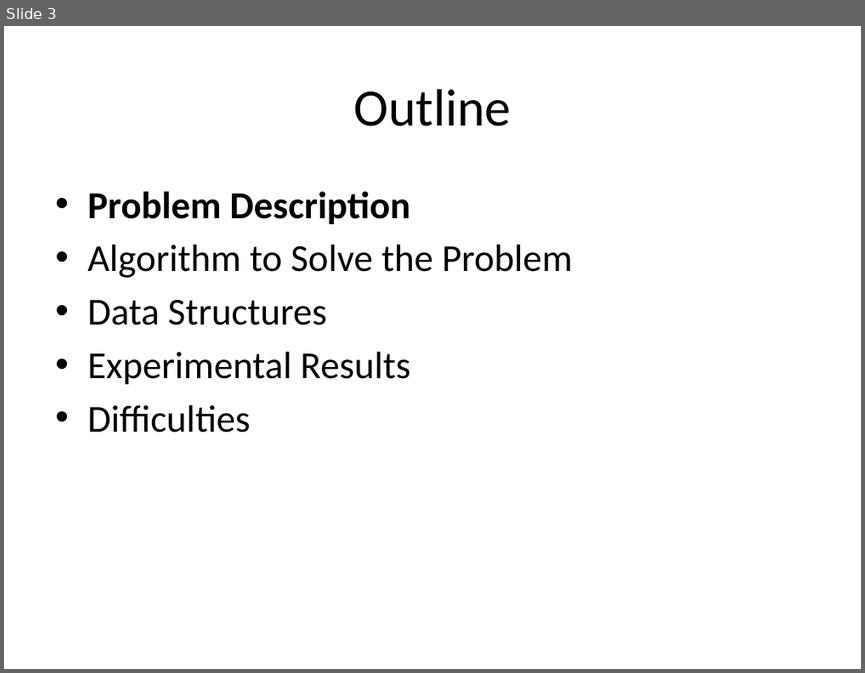
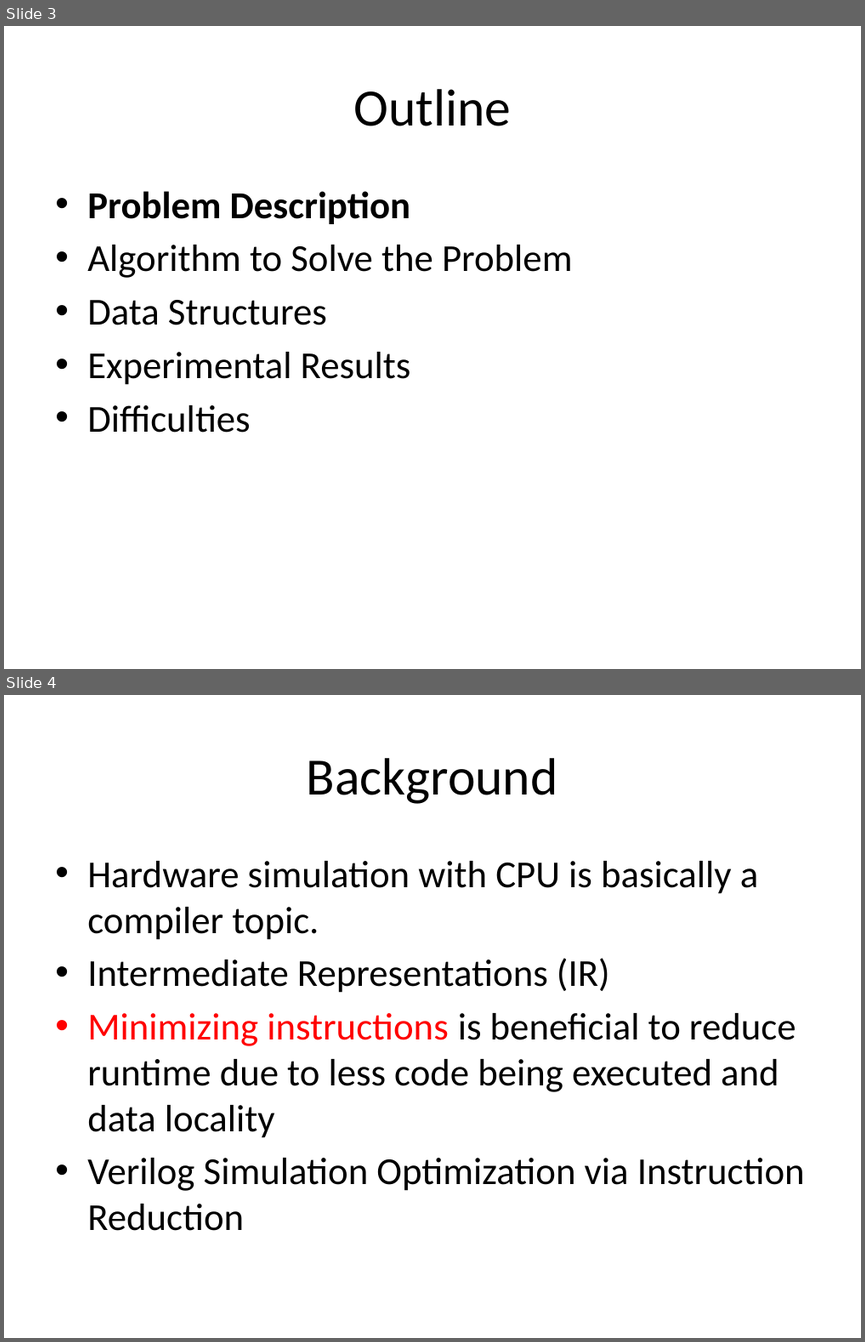
Before and after one commit to jinwei-chang/Verilog-Simulation-Optimization-via-Instruction-Reduction, a slide deck: lecture/1071524_Problem.pptx. Shown one above the other, each under a label of ours: slide 3 before the commit, slides 3 and 4 after it. The pictures are 865x673 and 865x1342 pixels, drawn with LibreOffice and Linux fonts; fonts in the diff are those of the drawing. Boxes give left, top, right and bottom in pixels: in the first picture for what was removed or moved away, otherwise in the second. Text is boxed around its words. In the diff, an @@ line names an element or a change of style, - is before the commit and + after.

```diff
--- a/lecture/1071524_Problem.pptx
+++ b/lecture/1071524_Problem.pptx
@@ slide 4 added at bbox=[4, 695, 861, 1338], background #FFFFFF @@
@@ title added at bbox=[307, 758, 558, 804], 44 pt, text #000000 @@
+Background
@@ text added at bbox=[87, 861, 805, 1231], 32 pt, text #000000 @@
+• Hardware simulation with CPU is basically a compiler topic.
+• Intermediate Representations (IR)
+• Minimizing instructions is beneficial to reduce runtime due to less code being executed and data locality
+• Verilog Simulation Optimization via Instruction Reduction
```
Also in this commit, not shown: 7 slides changed, 8 other slides added, 2 slides removed, 17 other files.
